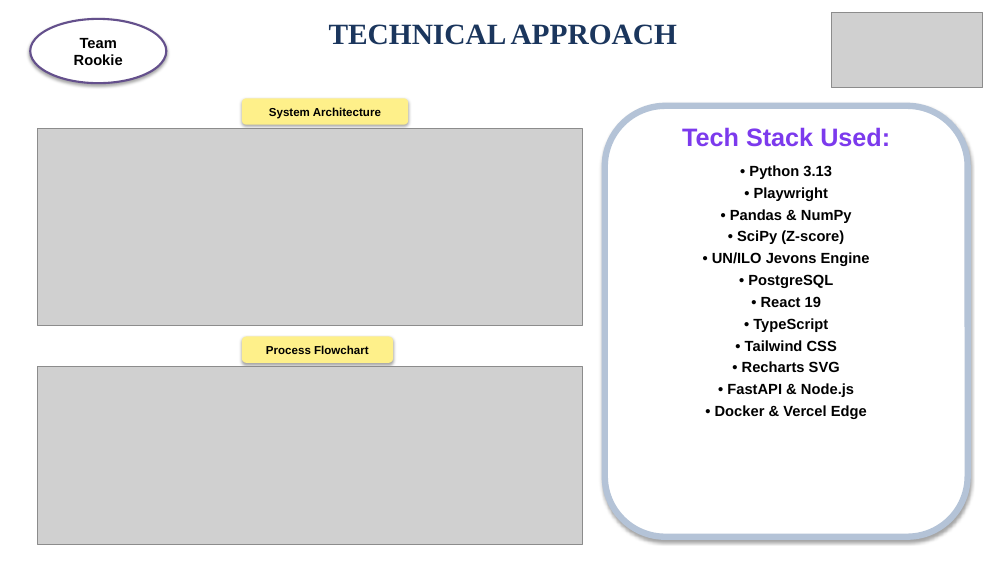
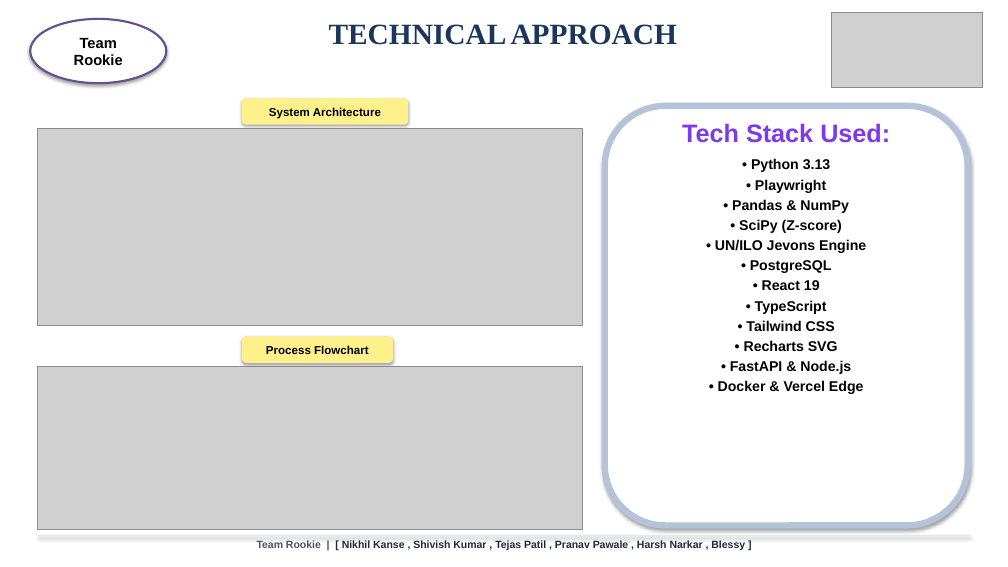
Before and after one commit to oshshivish-tech/sih26056_airfare_cpi, a slide deck: slide 3 of AirIntel_India_SIH26056_Presentation.pptx. Drawn at 1008x567 pixels with LibreOffice and Linux fonts; fonts in the diff are those of the drawing; grey boxes stand for pictures. Boxes give left, top, right and bottom in pixels: in the first picture for what was removed or moved away, otherwise in the second. Text is boxed around its words. In the diff, an @@ line names an element or a change of style, - is before the commit and + after.

```diff
--- a/AirIntel_India_SIH26056_Presentation.pptx
+++ b/AirIntel_India_SIH26056_Presentation.pptx
@@ rounded rectangle: place and size @@
-rounded rectangle at (605,106,968,537)
+rounded rectangle at (605,106,968,526)
@@ text "Tech Stack Used:" at (682,123,890,394): size 14 to 13.5 pt; less space between paragraphs @@
@@ picture: place and size @@
-picture at (38,367,582,544)
+picture at (38,367,582,529)
@@ rectangle added at (38,535,970,536), fill #E2E8F0 @@
@@ text added at (257,540,745,551), 10 pt, text #1E293B, bold @@
+Team Rookie | [ Nikhil Kanse , Shivish Kumar , Tejas Patil , Pranav Pawale , Harsh Narkar , Blessy ]
```
Also in this commit, not shown: 5 other slides changed, 1 slide removed, 3 other files.
